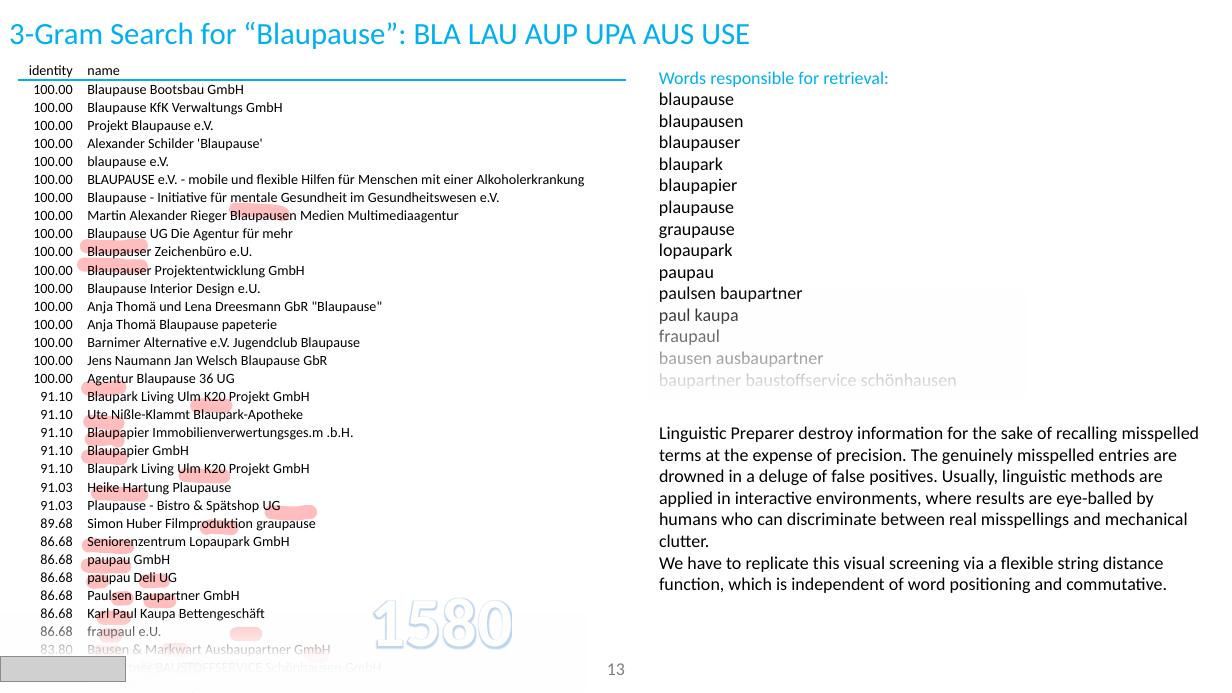
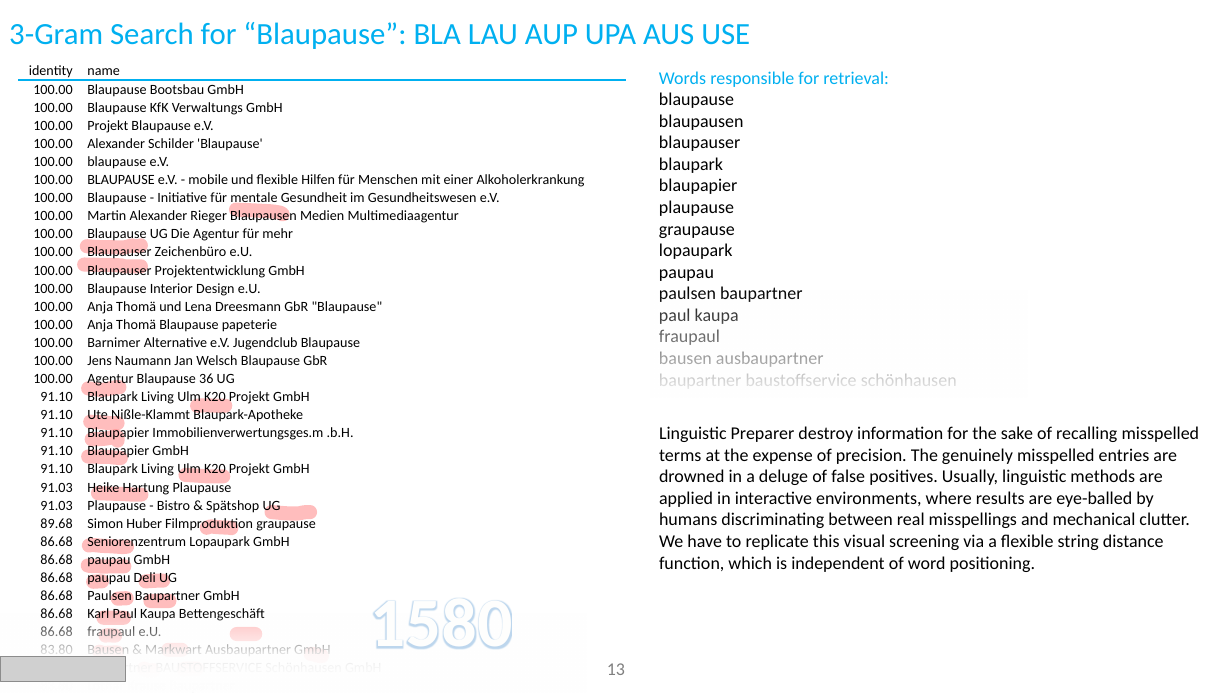
Before and after one commit to ThorstenDoherr/searchengine, a slide deck: slide 13 of doc/SearchEngine_Slides.pptx. Drawn at 1232x693 pixels with LibreOffice and Linux fonts; fonts in the diff are those of the drawing; grey boxes stand for pictures; background and template pictures are left out. Boxes give left, top, right and bottom in pixels: in the first picture for what was removed or moved away, otherwise in the second. Text is boxed around its words. In the diff, an @@ line names an element or a change of style, - is before the commit and + after.

```diff
--- a/doc/SearchEngine_Slides.pptx
+++ b/doc/SearchEngine_Slides.pptx
@@ text at box(659, 426, 1200, 572): text changed @@
-Linguistic Preparer destroy information for the sake of recalling misspelled terms at the expense of precision. The genuinely misspelled entries are drowned in a deluge of false positives. Usually, linguistic methods are applied in interactive environments, where results are eye-balled by humans who can discriminate between real misspellings and mechanical clutter.
-We have to replicate this visual screening via a flexible string distance function, which is independent of word positioning and commutative.
+Linguistic Preparer destroy information for the sake of recalling misspelled terms at the expense of precision. The genuinely misspelled entries are drowned in a deluge of false positives. Usually, linguistic methods are applied in interactive environments, where results are eye-balled by humans discriminating between real misspellings and mechanical clutter.
+We have to replicate this visual screening via a flexible string distance function, which is independent of word positioning.
```
Also in this commit, not shown: 6 other slides changed, 1 slide added, 1 slide removed, 1 other file.
